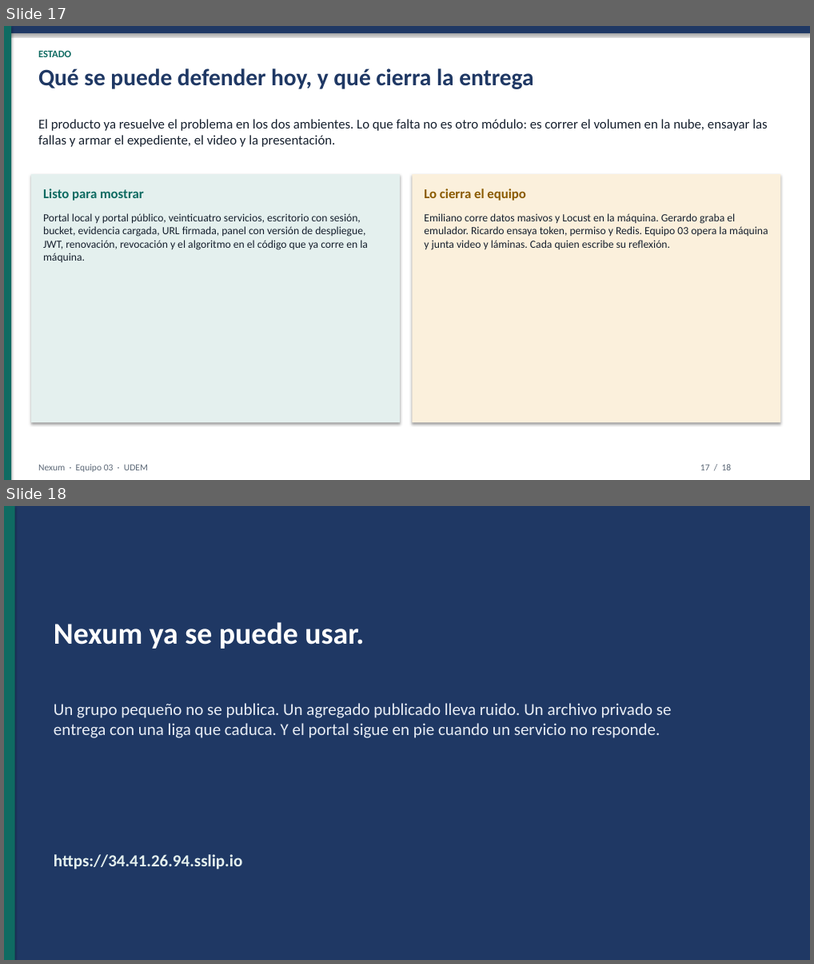
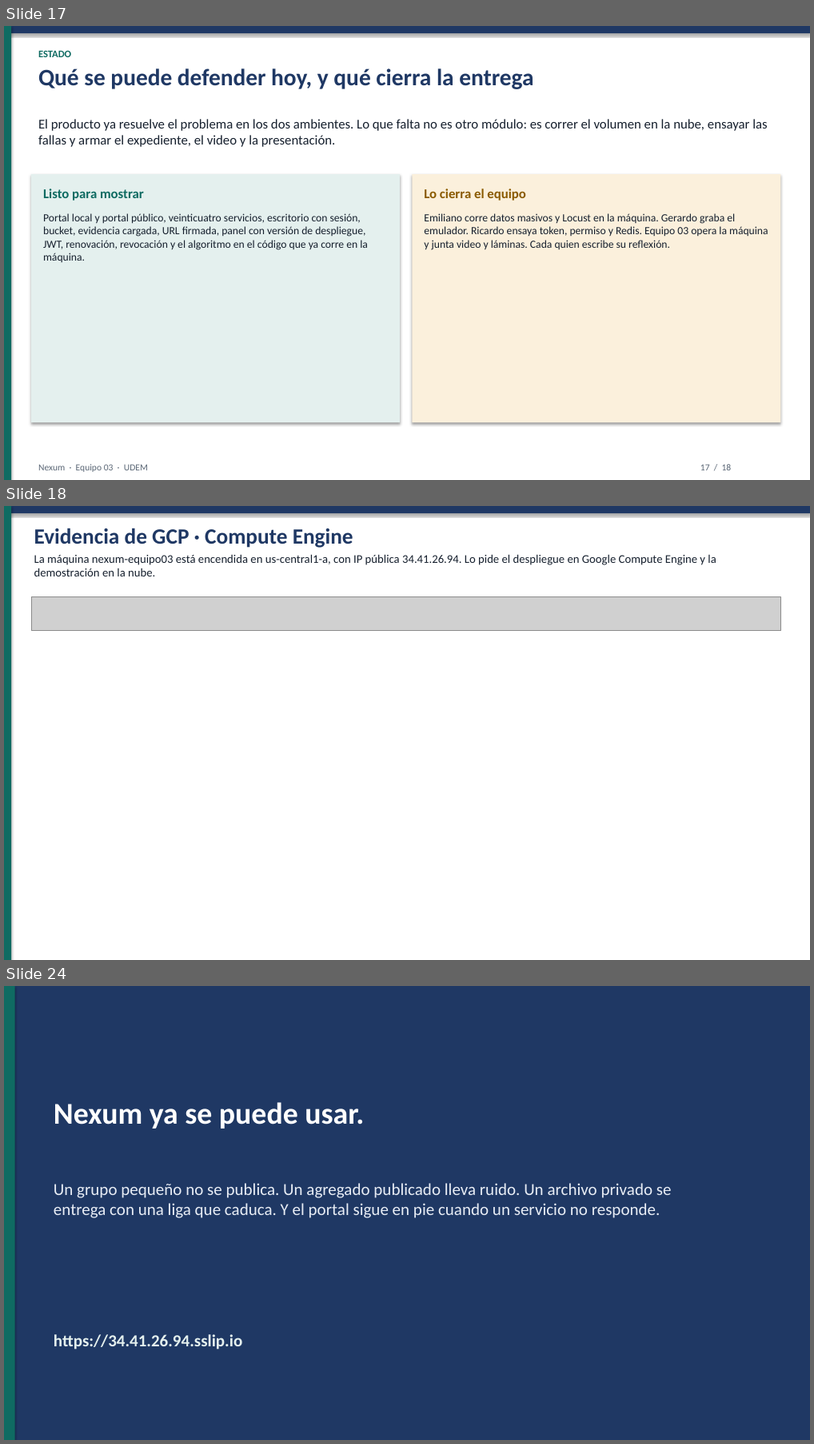
Before and after one commit to JuanPRamos2/IAC, a slide deck: Equipo03_SegundoParcial/codigo/docs/Nexum_Equipo03_Presentacion.pptx. Shown one above the other, each under a label of ours: slides 17 and 18 before the commit, slides 17, 18 and 24 after it; the slides between them are not shown. The pictures are 814x964 and 814x1444 pixels, drawn with LibreOffice and Linux fonts; fonts in the diff are those of the drawing; grey boxes stand for pictures. Boxes give left, top, right and bottom in pixels: in the first picture for what was removed or moved away, otherwise in the second. Text is boxed around its words. In the diff, an @@ line names an element or a change of style, - is before the commit and + after.

```diff
--- a/Equipo03_SegundoParcial/codigo/docs/Nexum_Equipo03_Presentacion.pptx
+++ b/Equipo03_SegundoParcial/codigo/docs/Nexum_Equipo03_Presentacion.pptx
@@ slide 18 added at [4, 506, 810, 960], background #FFFFFF @@
@@ rectangle added at [4, 506, 810, 513], fill #1F3864 @@
@@ rectangle added at [4, 506, 11, 960], fill #0F6B62 @@
@@ text added at [34, 528, 354, 548], 26 pt, text #1F3864, bold @@
+Evidencia de GCP · Compute Engine
@@ text added at [34, 554, 716, 576], 14 pt, text #16202E @@
+La máquina nexum-equipo03 está encendida en us-central1-a, con IP pública 34.41.26.94. Lo pide el despliegue en Google Compute Engine y la demostración en la nube.
@@ picture added at [31, 596, 782, 630] @@
@@ what was slide 18 is now slide 24 @@
```
Also in this commit, not shown: 5 other slides added.
